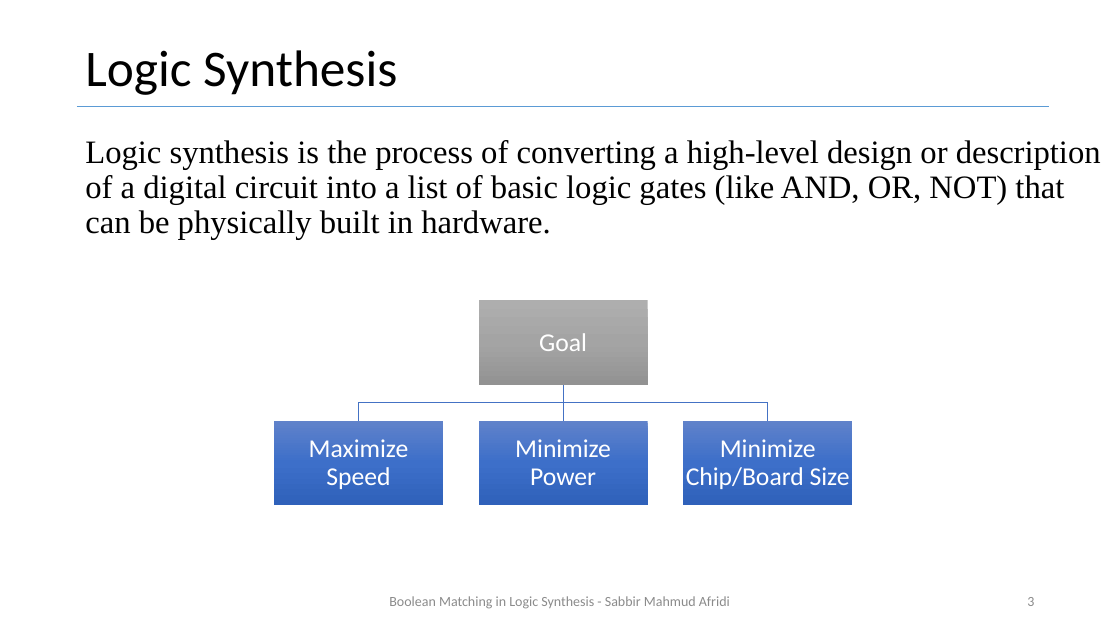
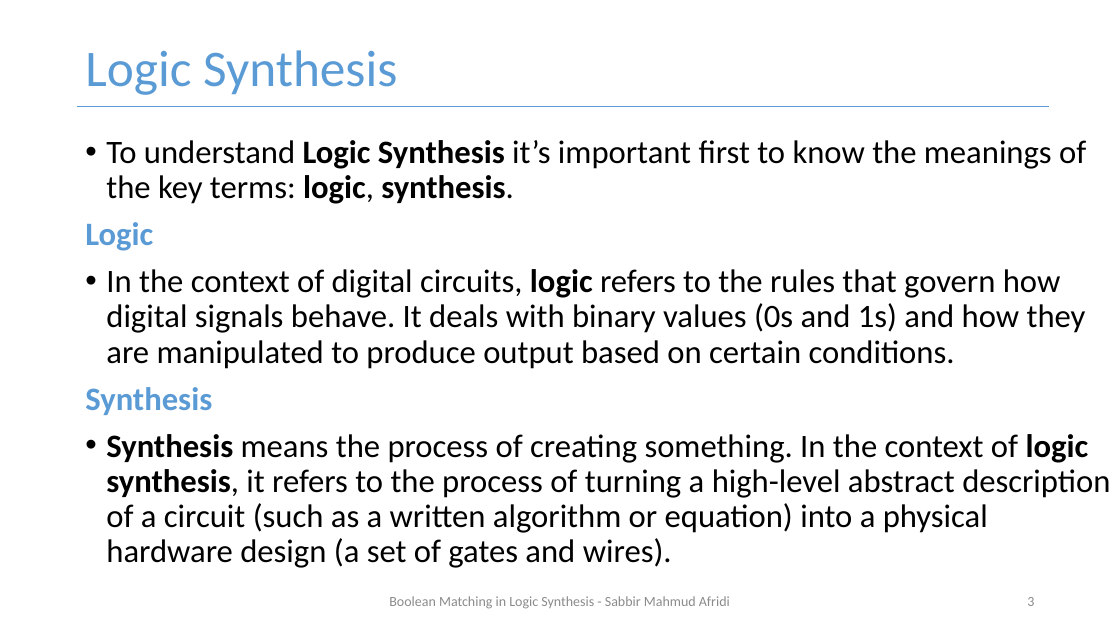
Before and after one commit to smahmuddz/logicSynthesis, a slide deck: slide 3 of Presentation.pptx. Drawn at 1120x630 pixels with LibreOffice and Linux fonts; fonts in the diff are those of the drawing. Boxes give left, top, right and bottom in pixels: in the first picture for what was removed or moved away, otherwise in the second. Text is boxed around its words. In the diff, an @@ line names an element or a change of style, - is before the commit and + after.

```diff
--- a/Presentation.pptx
+++ b/Presentation.pptx
@@ title "Logic Synthesis" at [85,50,397,95]: text colour #000000 to #5B9BD5 @@
@@ text at [85,140,1110,568]: text changed; font Times New Roman to Calibri @@
-Logic synthesis is the process of converting a high-level design or description of a digital circuit into a list of basic logic gates (like AND, OR, NOT) that can be physically built in hardware.
+• To understand Logic Synthesis it’s important first to know the meanings of the key terms: logic, synthesis.
+Logic
+• In the context of digital circuits, logic refers to the rules that govern how digital signals behave. It deals with binary values (0s and 1s) and how they are manipulated to produce output based on certain conditions.
+Synthesis
+• Synthesis means the process of creating something. In the context of logic synthesis, it refers to the process of turning a high-level abstract description of a circuit (such as a written algorithm or equation) into a physical hardware design (a set of gates and wires).
@@ group removed at [274,301,852,506]: 4 rectangles, 4 texts, 3 freeform shapes @@
-Goal
-Maximize Speed
-Minimize Power
-Minimize Chip/Board Size
```
Also in this commit, not shown: 29 other slides changed, 2 slides added.
